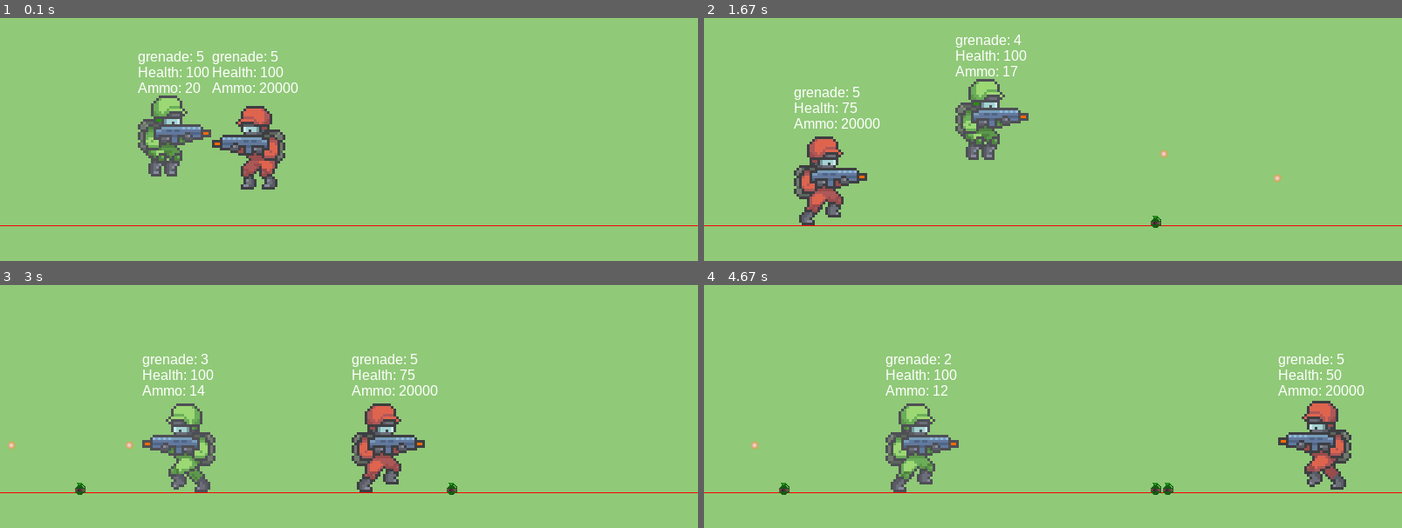
Above: before the commit, frames 1-4 (two rows, left to right).
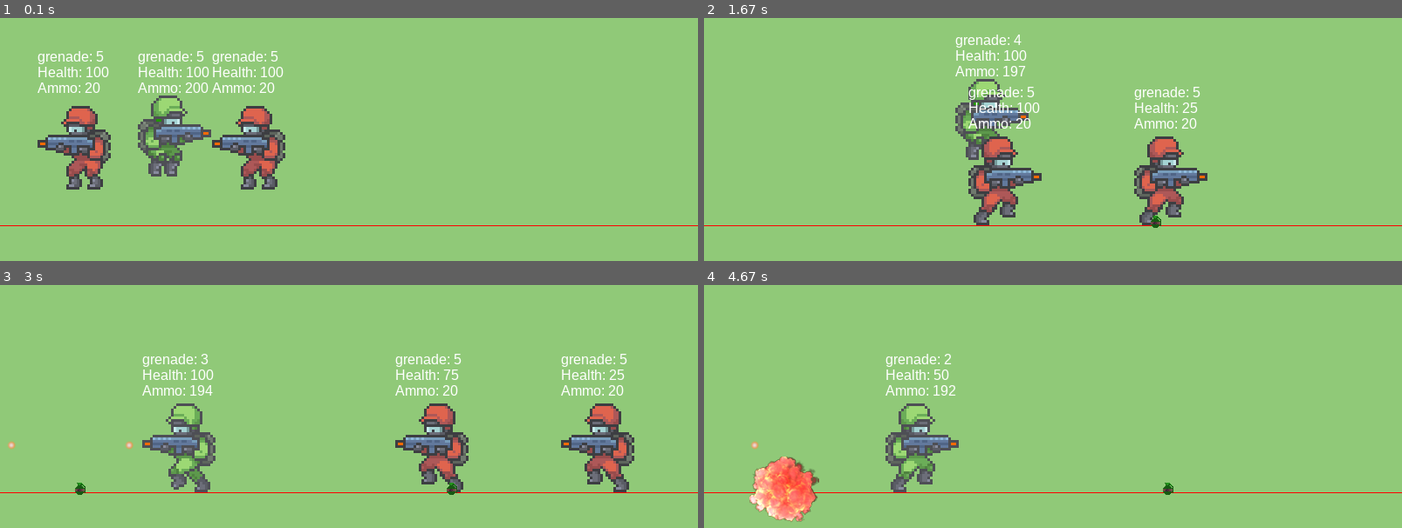
Above: after the commit, the same moments.

Repository: kus0023/shooter-game-pygame
Game: pygame game, started from src/main.py
Two runs of this game, one before a commit and one after it. Both use one fixed random seed, a clock stepped at 60 frames per second and the inputs below.
Inputs:
- Up to frame 1 (0.1 s): no input
- Up to frame 2 (1.67 s): tap Space at 0.33, 0.73, 1.03, 1.23, 1.57 s; hold D 0.67-1.13 s; tap F at 0.82 s; hold W 1.17-1.47 s; hold D from 1.5 s (still down)
- Up to frame 3 (3 s): tap Space at 1.87, 2.07, 2.37, 2.63, 2.93 s; release D at 1.97 s; hold A 2-2.53 s; tap F at 2.15 s; hold A 2.57-2.97 s
- Up to frame 4 (4.67 s): hold W 3-3.37 s; tap Space at 3.07, 3.47, 3.77, 4.13, 4.43, 4.63 s; hold D 3.4-4.03 s; tap F at 3.55 s; hold A 4.07-4.53 s; hold D from 4.57 s (still down)

The runs differ from the first frame. In frame 1, 2.5% of the frame differs, in the area x 5-43%, y 13-71%; in frame 2, 7.6%, in the area x 12-83%, y 19-86%; in frame 3, 7.1%; in frame 4, 4.6%.

Commit message:
PART 6 | Explosions (https://www.youtube.com/watch?v=cS9cagVNSGc&list=PLjcN1EyupaQm20hlUE11y9y8EY2aXLpnv&index=6)

Diff:
--- a/src/main.py
+++ b/src/main.py
@@ -1,7 +1,6 @@
 import pygame
 
-pygame_variable = pygame.init()
-print("pygame initialised", pygame_variable)
+pygame.init()
 
 SCREEN_WIDTH = 800
 SCREEN_HEIGHT = int(SCREEN_WIDTH * 0.8)
@@ -15,6 +14,7 @@
 
 # Game variable
 GRAVITY = 0.75
+TILE_SIZE = 40
 
 
 # movement
@@ -86,6 +86,12 @@
         # update shoot cooldown
         if self.shoot_cooldown > 0:
             self.shoot_cooldown -= 1
+
+        # player die
+        if not self.is_alive:
+            # if dead animation is done then kill the object
+            if self.frame_index >= len(self.animation_dict["Death"]) - 1:
+                self.kill()
 
     def move(self, moving_left, moving_right):
         dx = 0
@@ -255,10 +261,12 @@
             if player.is_alive:
                 player.health -= 5
                 self.kill()
-        if pygame.sprite.spritecollide(enemy, bullet_group, False):
-            if enemy.is_alive:
-                enemy.health -= 25
-                self.kill()
+
+        for enemy in enemy_group:
+            if pygame.sprite.spritecollide(enemy, bullet_group, False):
+                if enemy.is_alive:
+                    enemy.health -= 25
+                    self.kill()
 
 
 class Grenade(pygame.sprite.Sprite):
@@ -266,7 +274,7 @@
         pygame.sprite.Sprite.__init__(self)
         self.speed = 7
         self.vel_y = -11
-        self.timer = 100
+        self.explode_timer = 100
         self.image = grenade_img
         self.rect = self.image.get_rect()
         self.rect.center = (x, y)
@@ -288,16 +296,75 @@
         self.rect.x += dx
         self.rect.y += dy
 
+        # explode grenade
+        self.explode_timer -= 1
+        if self.explode_timer <= 0:
+            self.kill()
+            explosion = Explosion(self.rect.centerx, self.rect.centery)
+            explosion_group.add(explosion)
+            # do damage to player if nearby
+            distance_x = self.rect.centerx - player.rect.centerx
+            distance_y = self.rect.centery - player.rect.centery
+            if distance_x < TILE_SIZE * 2 and distance_y < TILE_SIZE * 2:
+                player.health -= 50
+
+            # do damage to enemies if nearby
+            for enemy in enemy_group:
+                distance_x = self.rect.centerx - enemy.rect.centerx
+                distance_y = self.rect.centery - enemy.rect.centery
+                if distance_x < TILE_SIZE * 2 and distance_y < TILE_SIZE * 2:
+                    enemy.health -= 50
+
+
+class Explosion(pygame.sprite.Sprite):
+    def __init__(self, x, y):
+        pygame.sprite.Sprite.__init__(self)
+        self.frame_index = 0
+        self.animation_update_time = pygame.time.get_ticks()
+        self.images = self.__animation_images_list()
+        self.image = self.images[self.frame_index]
+        self.rect = self.image.get_rect()
+        self.rect.center = (x, y)
+
+    def animation_update(self):
+        ANIMATION_COOLDOWN = 50
+        if pygame.time.get_ticks() - self.animation_update_time > ANIMATION_COOLDOWN:
+            self.animation_update_time = pygame.time.get_ticks()
+            self.image = self.images[self.frame_index]
+            self.frame_index += 1
+            self.frame_index %= len(self.images)
+
+    def update(self):
+        self.animation_update()
+        if self.frame_index >= len(self.images) - 1:
+            self.kill()
+
+    def __animation_images_list(self):
+        list = []
+        for i in range(1, 6):
+            path = f"src/assets/img/explosion/exp{i}.png"
+            img = pygame.image.load(path).convert_alpha()
+            list.append(img)
+        return list
+
 
 # create sprite group
+enemy_group = pygame.sprite.Group()
 bullet_group = pygame.sprite.Group()
 grenade_group = pygame.sprite.Group()
+explosion_group = pygame.sprite.Group()
 
 x = 200
 y = 200
 scale = 3
-player = Soldier("player", x, y, scale, 5, 20)
-enemy = Soldier("enemy", x + 100, y, scale, 5, 20000)
+player = Soldier("player", x, y, scale, 5, 200)
+enemy_group.add(
+    [
+        Soldier("enemy", x + 100, y, scale, 5, 20),
+        Soldier("enemy", x - 100, y, scale, 5, 20),
+    ]
+)
+
 enemy_moving_left = True
 enemy_moving_right = False
 
@@ -310,14 +377,18 @@
     player.update()
     player.draw()
 
-    enemy.update()
-    enemy.draw()
+    enemy_group.update()
+    for enemy in enemy_group:
+        enemy.draw()
 
     bullet_group.update()
     bullet_group.draw(screen)
 
     grenade_group.update()
     grenade_group.draw(screen)
+
+    explosion_group.update()
+    explosion_group.draw(screen)
 
     if player.is_alive:
         # shoot bullets
@@ -337,21 +408,22 @@
 
         player.move(moving_left, moving_right)
 
-    if enemy.is_alive:
-        if enemy.rect.left <= 0:
-            enemy_moving_left = False
-            enemy_moving_right = True
-        if enemy.rect.right >= SCREEN_WIDTH:
-            enemy_moving_left = True
-            enemy_moving_right = False
-
-        if enemy_moving_left and enemy_moving_right:
-            enemy.update_action("Idle")
-        elif (enemy_moving_left or enemy_moving_right) and not enemy.in_air:
-            enemy.update_action("Run")
-        else:
-            enemy.update_action("Idle")
-        enemy.move(enemy_moving_left, enemy_moving_right)
+    for enemy in enemy_group:
+        if enemy.is_alive:
+            if enemy.rect.left <= 0:
+                enemy_moving_left = False
+                enemy_moving_right = True
+            if enemy.rect.right >= SCREEN_WIDTH:
+                enemy_moving_left = True
+                enemy_moving_right = False
+
+            if enemy_moving_left and enemy_moving_right:
+                enemy.update_action("Idle")
+            elif (enemy_moving_left or enemy_moving_right) and not enemy.in_air:
+                enemy.update_action("Run")
+            else:
+                enemy.update_action("Idle")
+            enemy.move(enemy_moving_left, enemy_moving_right)
 
     for event in pygame.event.get():
         if event.type == pygame.QUIT:
Not shown, changed: .gitignore
